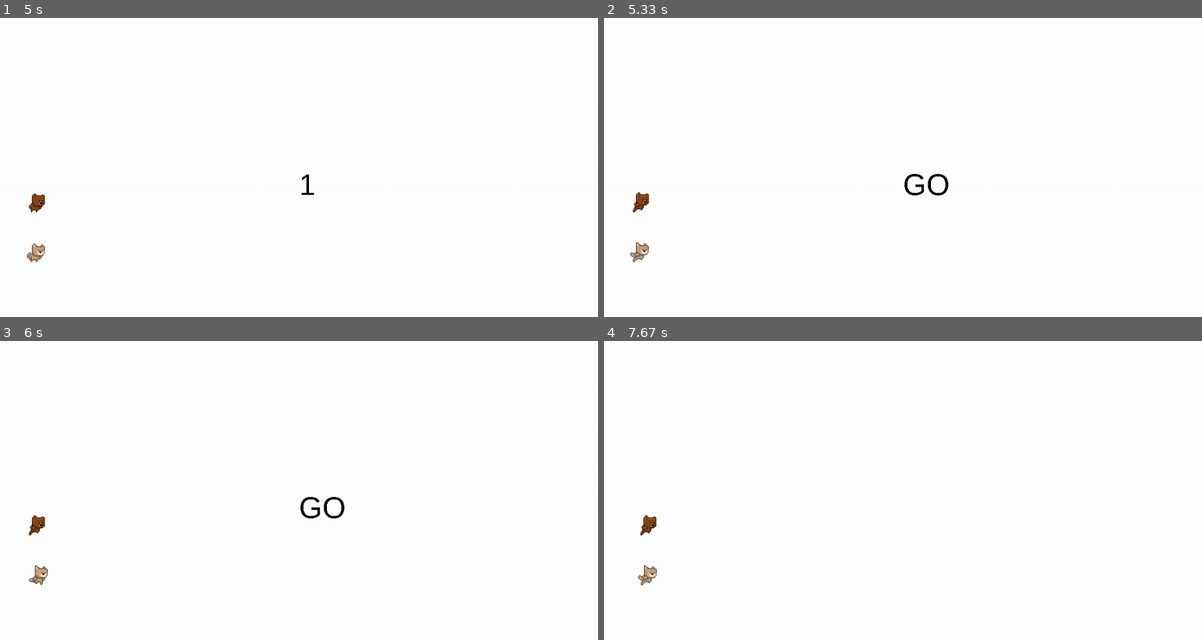
Above: before the commit, frames 1-4 (two rows, left to right).
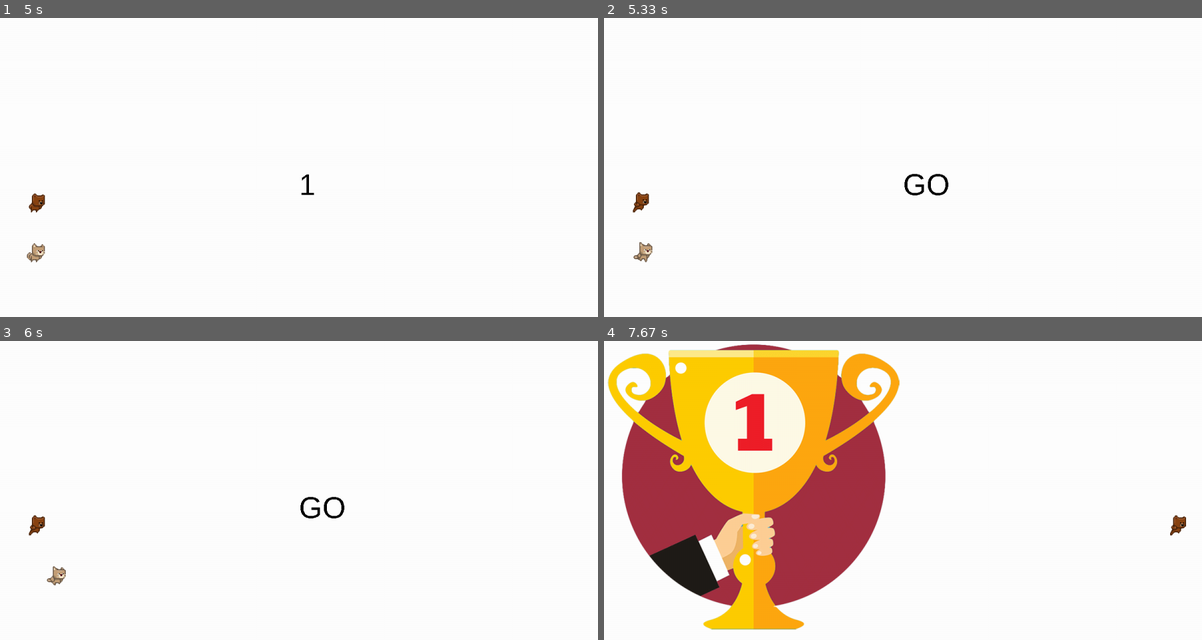
Above: after the commit, the same moments.

Repository: roryjmaher/PyGame-Learning
Game: pygame game, started from animationTest.py
The game is run twice, just before and just after one commit, with the same random seed, the same clock (stepped at 60 frames per second) and the same inputs.
Inputs:
- Up to frame 1 (5 s): tap Enter at 1.83 s; tap D at 4.97 s
- Up to frame 2 (5.33 s): no input
- Up to frame 3 (6 s): hold A 5.37-5.83 s; hold Left 5.37-5.83 s; hold Left from 5.87 s (still down)
- Up to frame 4 (7.67 s): release Left at 6.33 s; hold Right 6.37-6.83 s; hold D 6.37-6.83 s; hold Right 6.87-7.33 s; hold D 6.87-7.33 s

Frame 1 is identical in both runs. In frame 2, 0.1% of the frame differs, in the area x 4-9%, y 74-82%; in frame 3, 0.3%; in frame 4, 30%, in the area x 0-98%, y 1-97%.

Commit message:
I don't even know
pear shaped

Diff:
--- a/animationTest.py
+++ b/animationTest.py
@@ -56,7 +56,7 @@
         # RENDERING
         screen.fill(WHITE)
         screen.blit(player_one.standing_images[player_one.current_standing_image],
-                    (player_one.x + current_position_p1, player_one.y))
+                    (player_one.pos))
 
         screen.blit(player_two.standing_images[player_two.current_standing_image],
                     (player_two.x + current_position_p2, player_two.y))
@@ -123,8 +123,6 @@
 have_p2_key_up = False
 
 
-
-
 race_started = False
 have_winner = False
 
@@ -162,19 +160,21 @@
             if event.key == pygame.K_LEFT:
                 have_p1_key_up = True
                 if last_input_p1 == Input.RIGHT:
-                    speed_per_second_p1 += PIXEL_PER_TICK
+                    #speed_per_second_p1 += PIXEL_PER_TICK
+                    player_one.acc.x += 1
                 elif last_input_p1 == Input.LEFT:
-                    speed_per_second_p1 += (PIXEL_PER_TICK * 0.95)
-
+                    #speed_per_second_p1 += (PIXEL_PER_TICK * 0.95)
+                    player_one.acc.x += 0.5
                 last_input_p1 = Input.LEFT
 
             elif event.key == pygame.K_RIGHT:
                 have_p1_key_up = True
                 if last_input_p1 == Input.LEFT:
-                    speed_per_second_p1 += PIXEL_PER_TICK
+                    #speed_per_second_p1 += PIXEL_PER_TICK
+                    player_one.acc.x += 1
                 elif last_input_p1 == Input.RIGHT:
-                    speed_per_second_p1 += (PIXEL_PER_TICK * 0.95)
-
+                    #speed_per_second_p1 += (PIXEL_PER_TICK * 0.95)
+                    player_one.acc.x += 0.5
                 last_input_p1 = Input.RIGHT
 
             print ('%s : %s' % (p1_inputs, speed_per_second_p1))
@@ -202,15 +202,17 @@
 
     # no key press so slow down
     if not have_p1_key_up:
-        speed_per_second_p1 -= PIXEL_SLOWDOWN
+        #speed_per_second_p1 -= PIXEL_SLOWDOWN
+        player_one.acc.x += -0.01
     if not have_p2_key_up:
-        speed_per_second_p2 -= PIXEL_SLOWDOWN
+        #speed_per_second_p2 -= PIXEL_SLOWDOWN
+        player_one.acc.x += -0.01
 
     # Keep velocity in check
-    if speed_per_second_p1 > 15:
-        speed_per_second_p1 = 15
-    if speed_per_second_p1 < 0:
-        speed_per_second_p1 = 0
+    if player_one.acc.x > 15:
+        player_one.acc.x = 15
+    if player_one.acc.x < 0:
+        player_one.acc.x = 0
 
     if speed_per_second_p2 > 15:
         speed_per_second_p2 = 15
@@ -224,7 +226,9 @@
     # print (time_tracker)
 
     # add velocity for this clock tick to current X position
-    current_position_p1 += speed_per_second_p1 / 2
+    #current_position_p1 += speed_per_second_p1 / 2
+    player_one.vel += player_one.acc
+    player_one.pos += player_one.vel + 0.5 * player_one.acc
     current_position_p2 += speed_per_second_p2 / 2
 
     if ticks >= FPS:
@@ -233,10 +237,11 @@
     # if we moved at all then get next sprite frame
     #if speed_per_second > 0:
     if ticks % 5 == 0:
-        if speed_per_second_p1 > 0:
-            player_one.current_running_image += 1
-            if player_one.current_running_image >= len(player_one.running_images):
-                player_one.current_running_image = 0
+        #if speed_per_second_p1 > 0:
+        # if player_one.vel > 0:
+        #     player_one.current_running_image += 1
+        #     if player_one.current_running_image >= len(player_one.running_images):
+        #         player_one.current_running_image = 0
         if speed_per_second_p2 > 0:
             player_two.current_running_image += 1
             if player_two.current_running_image >= len(player_two.running_images):
@@ -249,14 +254,14 @@
     screen.blit(text_surface, (WINDOW_WIDTH / 2, WINDOW_HEIGHT / 2))
 
     # TODO: see if we have a winner. See who actually won.
-    if current_position_p1 >= (WINDOW_WIDTH - 100):
+    if player_one.pos.x >= (WINDOW_WIDTH - 100):
         have_winner = True
     elif current_position_p2 >= (WINDOW_WIDTH - 100):
         have_winner = True
 
     # display new positions
     screen.blit(player_one.running_images[player_one.current_running_image],
-                (player_one.x + current_position_p1, player_one.y))
+                player_one.pos)
     screen.blit(player_two.running_images[player_two.current_running_image],
                 (player_one.x + current_position_p2, player_two.y))
     #print ("%s : %s" % (current_position_p1,current_position_p2))
--- /dev/null
+++ b/game.py
@@ -0,0 +1,163 @@
+# TODO : Vectors for x/y
+# TODO : Switch current_position_p1 to use Player.x_coordinate
+
+# TODO : Allow Start with Left OR Right when Speed = NONE
+# TODO : Re-factor and allow 4 players
+# TODO : Sliding. A slide at the end gives a boost to speed but if you don't make it you are boned.
+# TODO : Add win condition/let all players finish but show positions. Add end line.
+# TODO : Show all positions during the race in real time.
+# TODO : Main Menu / Select Player
+# TODO : Starting image of character standing. Winning image ?
+# TODO : Add Game Timer to show player score/time.
+# TODO : Add AI with levels.
+# TODO : Allow Handicap/Stamina.
+# TODO : Pick a character. Character Player stats. Top Speed/Stamina.
+# TODO : Improve Timing.
+
+#
+# NOTE: Main loop -> ( Menu -> Selct Type (race, Hurdles etc...) -> race.run()/hurdles.run() -> Results -> Menu)
+#
+
+
+import os
+import sys
+import pygame
+
+from player import Player
+from input import Input
+import controls
+from settings import *
+
+
+def load_images_from_directory(path):
+    scaled_images = []
+    p1SpriteList = os.listdir(path)
+    for image_string in p1SpriteList:
+        scaled_images.append(pygame.transform.scale2x(pygame.image.load(path + '/' + image_string)))
+    return scaled_images
+
+
+def starting_line():
+    load_images_from_directory('./Assets/Images/Other/Countdown')
+    race_countdown = 5
+    race_started = False
+    ticks = 0
+    pygame.font.init()
+    countdown_font = pygame.font.SysFont('Arial', 60)
+
+    # starting line
+    while not race_started:
+        for event in pygame.event.get():
+            if event.type == pygame.QUIT:
+                print("Exiting program...")
+                sys.exit()
+
+        # RENDERING
+        screen.fill(WHITE)
+        screen.blit(player_one.standing_images[player_one.current_standing_image],
+                    player_one.pos)
+
+        screen.blit(player_two.standing_images[player_two.current_standing_image],
+                    player_two.pos)
+        player_one.next_standing_image()
+        player_two.next_standing_image()
+
+        if ticks % 10 == 0:
+            print (race_countdown)
+            race_countdown -= 1
+
+        ticks -= 1
+        if race_countdown < 0:
+            race_started = True
+
+        clock.tick(10)
+
+        if race_countdown > 0:
+            text_surface = countdown_font.render(str(race_countdown), False, (0, 0, 0))
+        screen.blit(text_surface, (WINDOW_WIDTH/2, WINDOW_HEIGHT/2))
+        pygame.display.update()
+
+# MAIN
+
+# something to store movement
+# last_input_p1 = Input.NONE
+# last_input_p2 = Input.NONE
+STARTING_X = 50
+
+# Setup the players
+player_one = Player(False, 100, 1, 1, 0,
+                    load_images_from_directory('./Assets/Images/Brown Bear/Brown Bear Frames/Running'),
+                    load_images_from_directory('./Assets/Images/Brown Bear/Brown Bear Frames/Walking'),
+                    load_images_from_directory('./Assets/Images/Brown Bear/Brown Bear Frames/Standing'),
+                    load_images_from_directory('./Assets/Images/Brown Bear/Brown Bear Frames/Sliding'),
+                    STARTING_X, 350,
+                    controls.Controls(pygame.K_LEFT, pygame.K_RIGHT, pygame.K_UP, pygame.K_DOWN, pygame.K_RETURN))
+player_two = Player(False, 100, 2, 1, 0,
+                    load_images_from_directory('./Assets/Images/Cat/Cat Frames/Running'),
+                    load_images_from_directory('./Assets/Images/Cat/Cat Frames/Walking'),
+                    load_images_from_directory('./Assets/Images/Cat/Cat Frames/Standing'),
+                    load_images_from_directory('./Assets/Images/Cat/Cat Frames/Sliding'),
+                    STARTING_X, 450,
+                    controls.Controls(pygame.K_a, pygame.K_d, pygame.K_w, pygame.K_s, pygame.K_SPACE ))
+
+# set the screen size
+WINDOW_WIDTH = 1200
+WINDOW_HEIGHT = 600
+os.environ['SDL_VIDEO_WINDOW_POS'] = "%d,%d" % (50,50)
+screen = pygame.display.set_mode((WINDOW_WIDTH, WINDOW_HEIGHT))
+
+# Set-Up
+# set starting frames
+current_position_p1 = 0
+current_position_p2 = 0
+
+clock = pygame.time.Clock()
+total_time = 0.0
+time_tracker = 0.0
+
+race_started = False
+have_winner = False
+
+# main game loop
+print("STARTING RACE")
+ticks = 0
+go_text = "GO"
+
+pygame.font.init()
+countdown_font = pygame.font.SysFont('Arial', 60)
+
+#starting_line()
+
+while not have_winner:
+    ticks += 1
+    p1_have_key = False
+    for event in pygame.event.get():
+        if event.type == pygame.QUIT:
+            print("Exiting program...")
+            sys.exit()
+
+        if event.type == pygame.KEYUP:
+            p1_have_key = True
+            player_one.update(event.key)
+
+    if not p1_have_key:
+        #print ("SLOWING")
+        player_one.update_running_speed(0)
+
+    # RENDERING
+    screen.fill(WHITE)
+
+    text_surface = countdown_font.render(go_text, False, (0, 0, 0))
+    screen.blit(text_surface, (WINDOW_WIDTH / 2, WINDOW_HEIGHT / 2))
+
+    # display new positions
+    screen.blit(player_one.running_images[player_one.current_running_image],
+                player_one.pos)
+    pygame.display.update()
+
+    #print (tick)
+    if ticks >= FPS:
+        ticks = 0
+        go_text = ""
+
+    clock.tick(FPS) # 60 -> 60 fps
--- a/player.py
+++ b/player.py
@@ -1,7 +1,9 @@
 from input import Input
+import settings
 from controls import Controls
 import pygame
-
+import pygame as pg
+vec = pg.math.Vector2
 from enum import Enum
 
 #
@@ -32,9 +34,7 @@
         self.ai_skill = ai_skill
         self.is_taking_part = False
         self.player_number = player_number
-        self.current_position = current_position
-        self.base_speed = base_speed
-        self.velocity = 1
+
         self.running_images = running_images
         self.walking_images = walking_images
         self.standing_images = standing_images
@@ -44,12 +44,22 @@
         self.current_standing_image = 0
         self.current_sliding_image = 0
         self.is_winner = False
+
+        self.current_position = current_position
+        self.base_speed = base_speed
+        self.velocity = 1
         self.x = x_coordinate
         self.y = y_coordinate
+        self.pos = vec(x_coordinate, y_coordinate)
+        self.vel = vec(0,0)
+        self.acc = vec(0,0)
+
+
         self.last_input = Input.NONE
         self.controls = controls
         self.state = State.NONE
         self.game_state = AnimationState.NONE
+        self.state = State.IN_RUNNING_GAME
 
     def next_standing_image(self):
         self.current_standing_image += 1
@@ -74,7 +84,7 @@
     " gets the next x position of the player based on the current x_coordinate and the velocity "
     def get_new_position(self):
         # do some calculations
-        print (self.x_coordinate)
+        print (self.pos.x)
 
     " take an input and update the velocity depending on previous inputs "
     def update_velocity(self, input):
@@ -82,23 +92,61 @@
         if self.is_ai:
             print ("AI: Auto calculate based on ai skill")
 
+    def update_running_speed(self, x_acc):
+        # update the position based on current speed
+        self.acc += self.vel * settings.PLAYER_FRICTION
+        self.vel.x += x_acc
+
+        # enforce a speed limit
+        if self.vel.x > 10:
+            self.vel.x = 10
+        if self.vel.x < 0:
+            self.vel.x = 0
+
+        print (self.vel + 0.5 * self.acc)
+        self.pos += self.vel + 0.5 * self.acc
+        #print("pos (%s) vel (%s) acc(%s)" % (self.pos, self.vel, self.acc))
+
     def update(self, user_input):
         print ('Player State is %s' % self.state)
         print ('%s got input %s' % (self.player_number, user_input))
 
         if self.state == State.IN_MENU:
             print ('handle input MENU')
+            # have a look see if a player one released correct key
+            if user_input == self.controls.left:
+                print('handle input LEFT')
+            elif user_input == self.controls.right:
+                print('handle input RIGHT')
+            elif user_input == self.controls.up:
+                print('handle input UP')
+            elif user_input == self.controls.down:
+                print('handle input DOWN')
+            elif user_input == self.controls.select:
+                print('handle input SELECT')
+            else:
+                print('%s got UNSUPPORTED input %s' % (self.player_number, user_input))
+
         elif self.state == State.IN_RUNNING_GAME:
             print('handle input RUNNING')
-            if input == self.controls.left:
+            # have a look see if a player one released correct key
+            if user_input == self.controls.left:
                 print('handle input LEFT')
-            elif input == self.controls.right:
+                if self.last_input == self.controls.right:
+                    self.acc.x += settings.PLAYER_ACC
+                elif self.last_input == self.controls.left:
+                    self.acc.x += 0.1
+            elif user_input == self.controls.right:
                 print('handle input RIGHT')
-            elif input == self.controls.up:
-                print('handle input UP')
-            elif input == self.controls.down:
-                print('handle input DOWN')
-            elif input == self.controls.select:
-                print('handle input SELECT')
+                if self.last_input == self.controls.left:
+                    self.acc.x += settings.PLAYER_ACC
+                elif self.last_input == self.controls.right:
+                    self.acc.x += 0.1
             else:
-                print ('%s got UNSUPPORTED input %s' % (self.player_number, user_input))
+                print('%s got UNSUPPORTED input %s' % (self.player_number, user_input))
+
+            # save this input
+            self.last_input = user_input
+
+            # update the position based on current speed
+            self.update_running_speed(self.acc.x)
--- a/settings.py
+++ b/settings.py
@@ -15,3 +15,6 @@
 # pixel spped ups and slowdown
 PIXEL_PER_TICK = 3
 PIXEL_SLOWDOWN = .5
+
+PLAYER_ACC = 0.5
+PLAYER_FRICTION = -0.06
